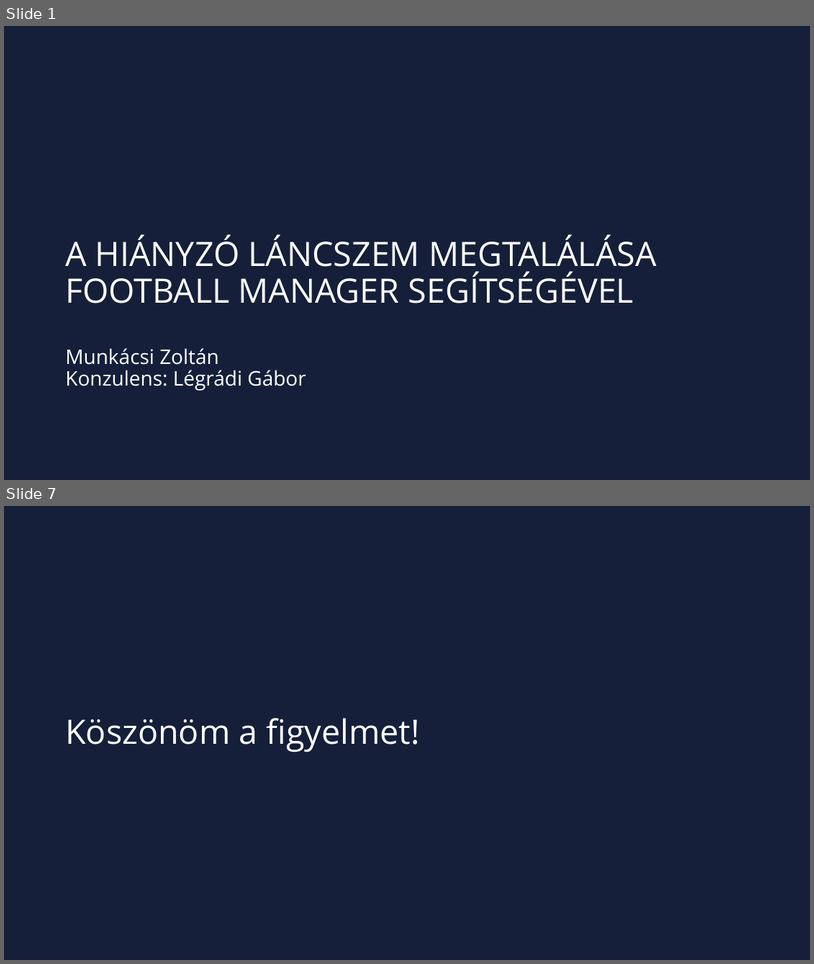
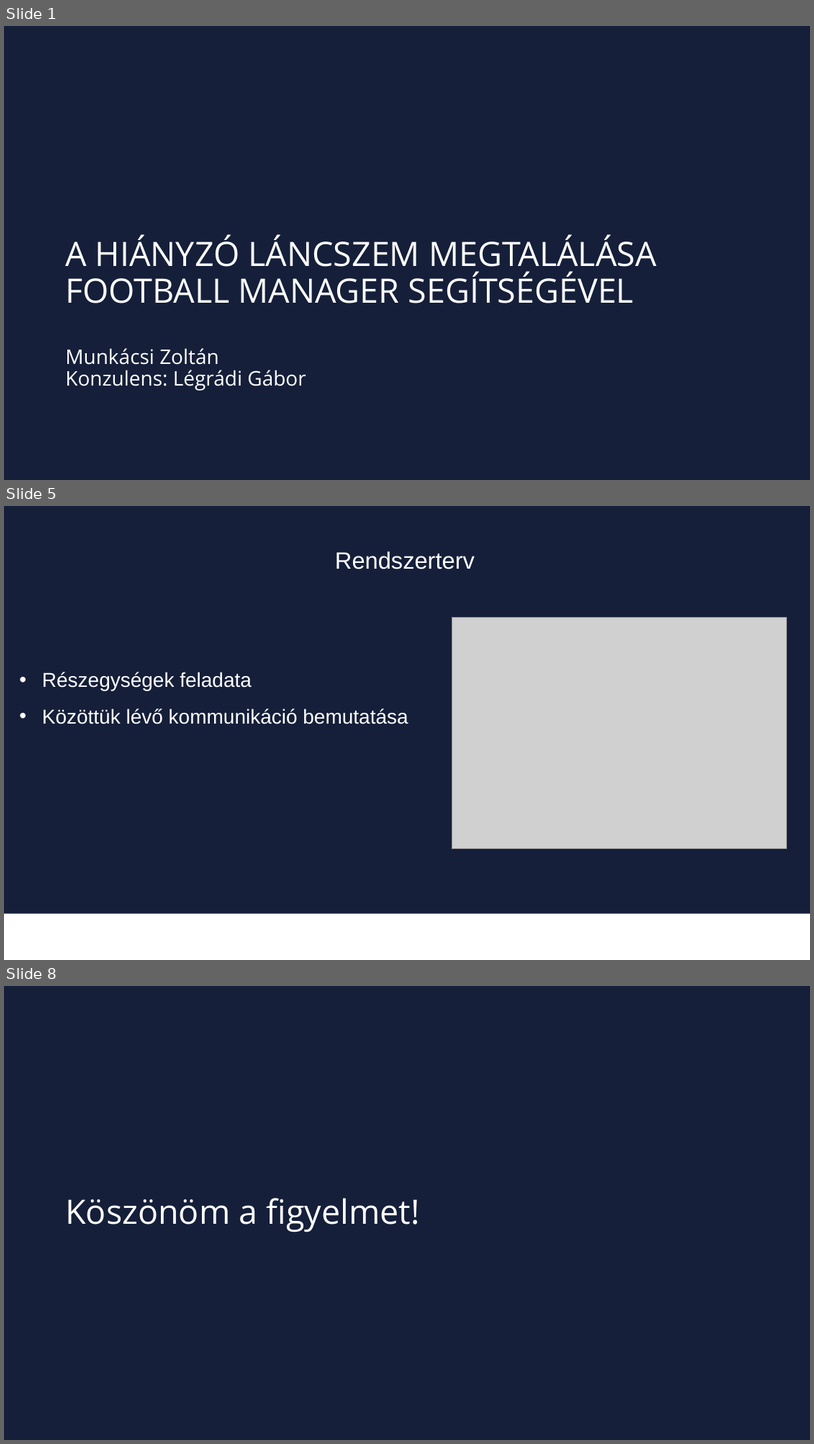
Before and after one commit to mZoltan05/MissingChainviaFootballManager, a slide deck: Szakdolgozat/Megvalósítás/Projektmunka4/MunkácsiZoltán_PREZ.pptx. Shown one above the other, each under a label of ours: slides 1 and 7 before the commit, slides 1, 5 and 8 after it; the slides between them are not shown. The pictures are 814x964 and 814x1444 pixels, drawn with LibreOffice and Linux fonts; fonts in the diff are those of the drawing; grey boxes stand for pictures; background and template pictures are left out. Boxes give left, top, right and bottom in pixels: in the first picture for what was removed or moved away, otherwise in the second. Text is boxed around its words. In the diff, an @@ line names an element or a change of style, - is before the commit and + after.

```diff
--- a/Szakdolgozat/Megvalósítás/Projektmunka4/MunkácsiZoltán_PREZ.pptx
+++ b/Szakdolgozat/Megvalósítás/Projektmunka4/MunkácsiZoltán_PREZ.pptx
@@ slide 5 added at box(4, 506, 810, 960), background #151F39 @@
@@ text added at box(335, 551, 475, 569), 28 pt, text #FFFFFF @@
+Rendszerterv
@@ picture added at box(453, 617, 787, 849) @@
@@ text added at box(42, 672, 408, 724), 24 pt, text #FFFFFF @@
+• Részegységek feladata
+• Közöttük lévő kommunikáció bemutatása
@@ rectangle added at box(4, 913, 810, 960), fill #FFFFFF, 18 pt, text #FFFFFF @@
+v
@@ what was slide 7 is now slide 8 @@
```
Also in this commit, not shown: 3 slides changed, 2 other slides added, 2 slides removed, 4 other files.
